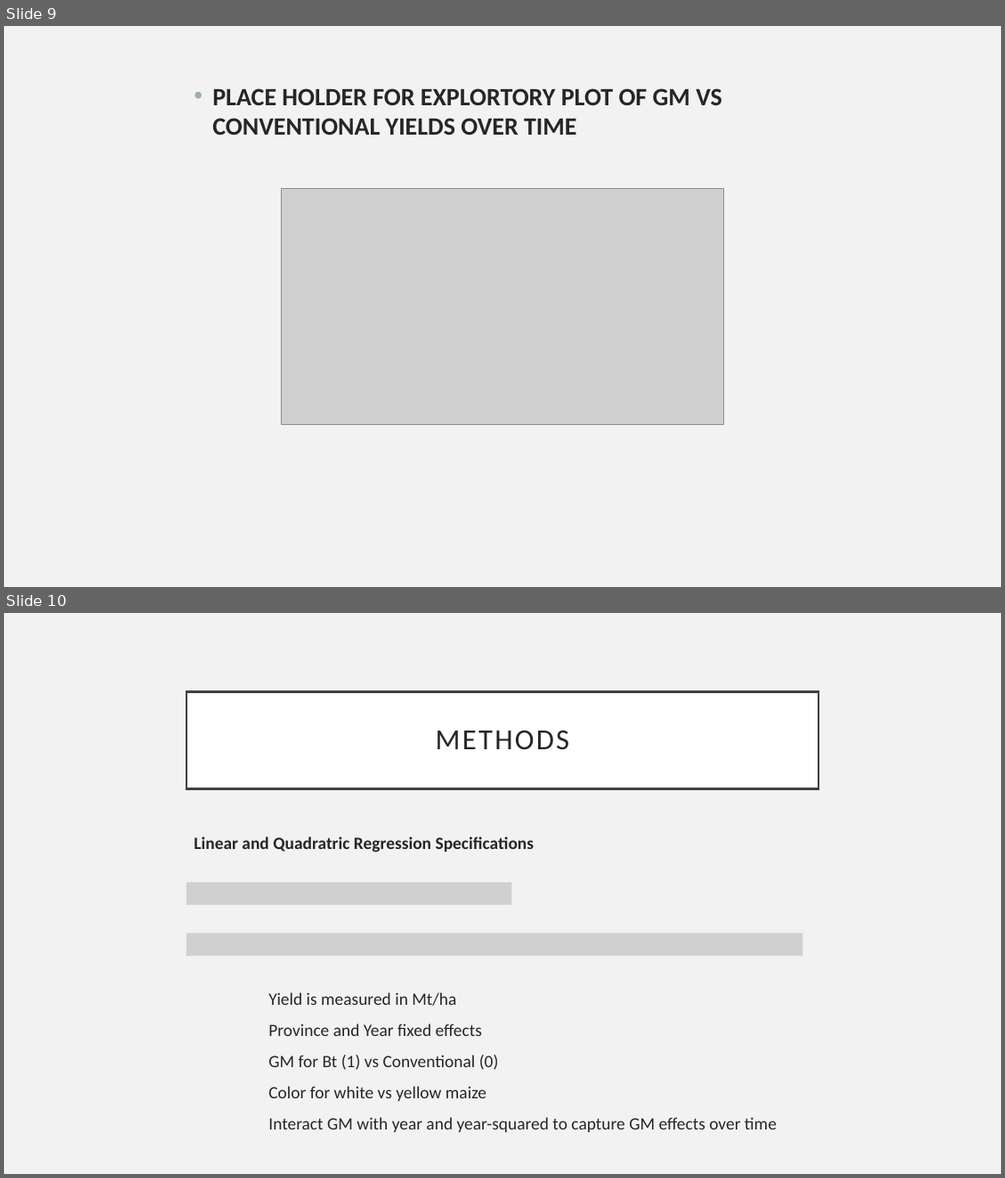
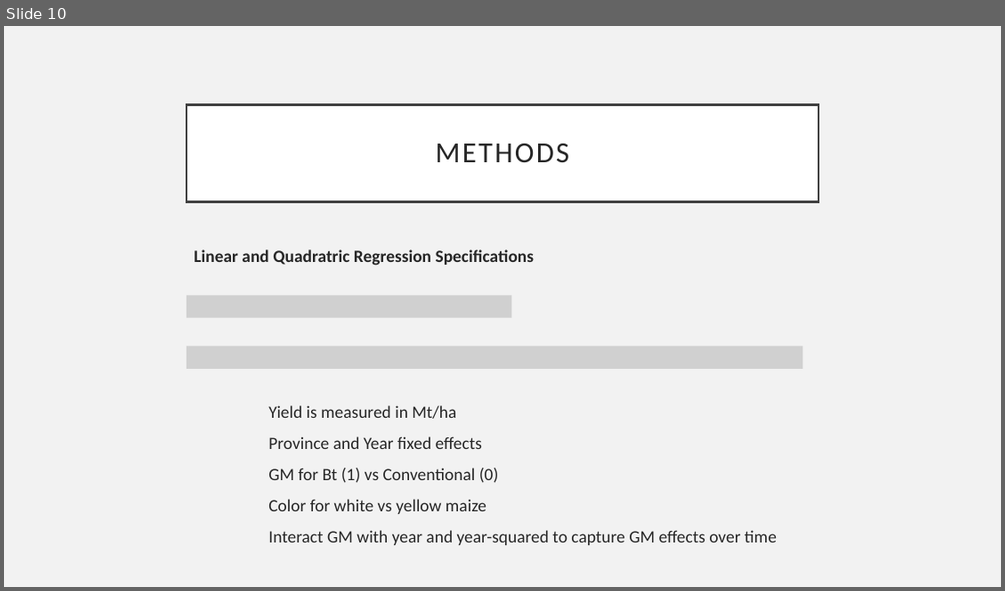
Before and after one commit to cfcooper/maize, a slide deck: SA_maize_AAEA2021.pptx. Shown one above the other, each under a label of ours: slides 9 and 10 before the commit, slide 10 after it. The pictures are 1005x1178 and 1005x591 pixels, drawn with LibreOffice and Linux fonts; fonts in the diff are those of the drawing; grey boxes stand for pictures. Boxes give left, top, right and bottom in pixels: in the first picture for what was removed or moved away, otherwise in the second. Text is boxed around its words. In the diff, an @@ line names an element or a change of style, - is before the commit and + after.

```diff
--- a/SA_maize_AAEA2021.pptx
+++ b/SA_maize_AAEA2021.pptx
@@ slide 9 removed at (4,26,1001,587), background #F2F2F2 @@
@@ text removed at (212,88,722,135) @@
-• PLACE HOLDER FOR EXPLORTORY PLOT OF GM VS CONVENTIONAL YIELDS OVER TIME
@@ picture removed at (281,189,724,425) @@
```
Also in this commit, not shown: 1 slide changed, 1 slide added, 1 other file.
